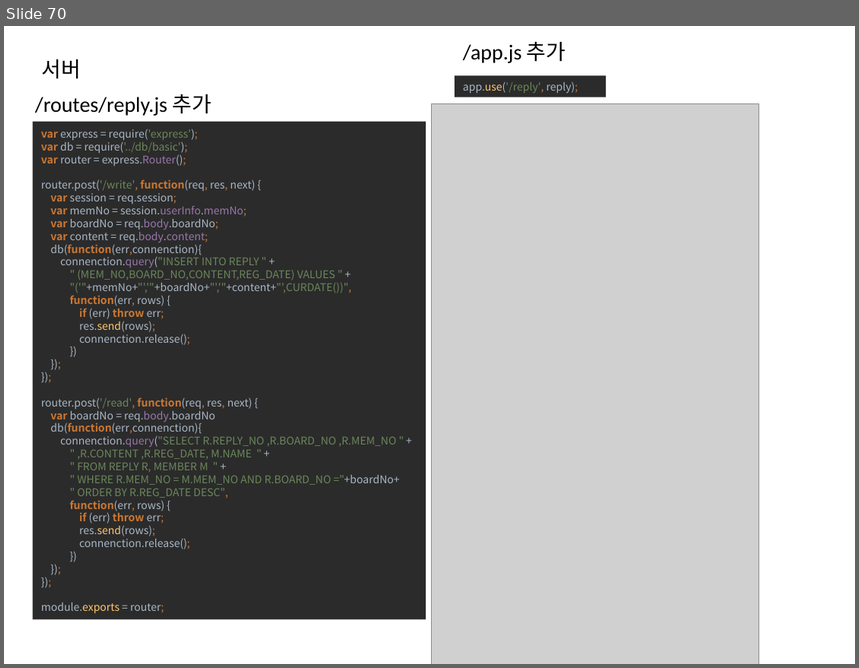
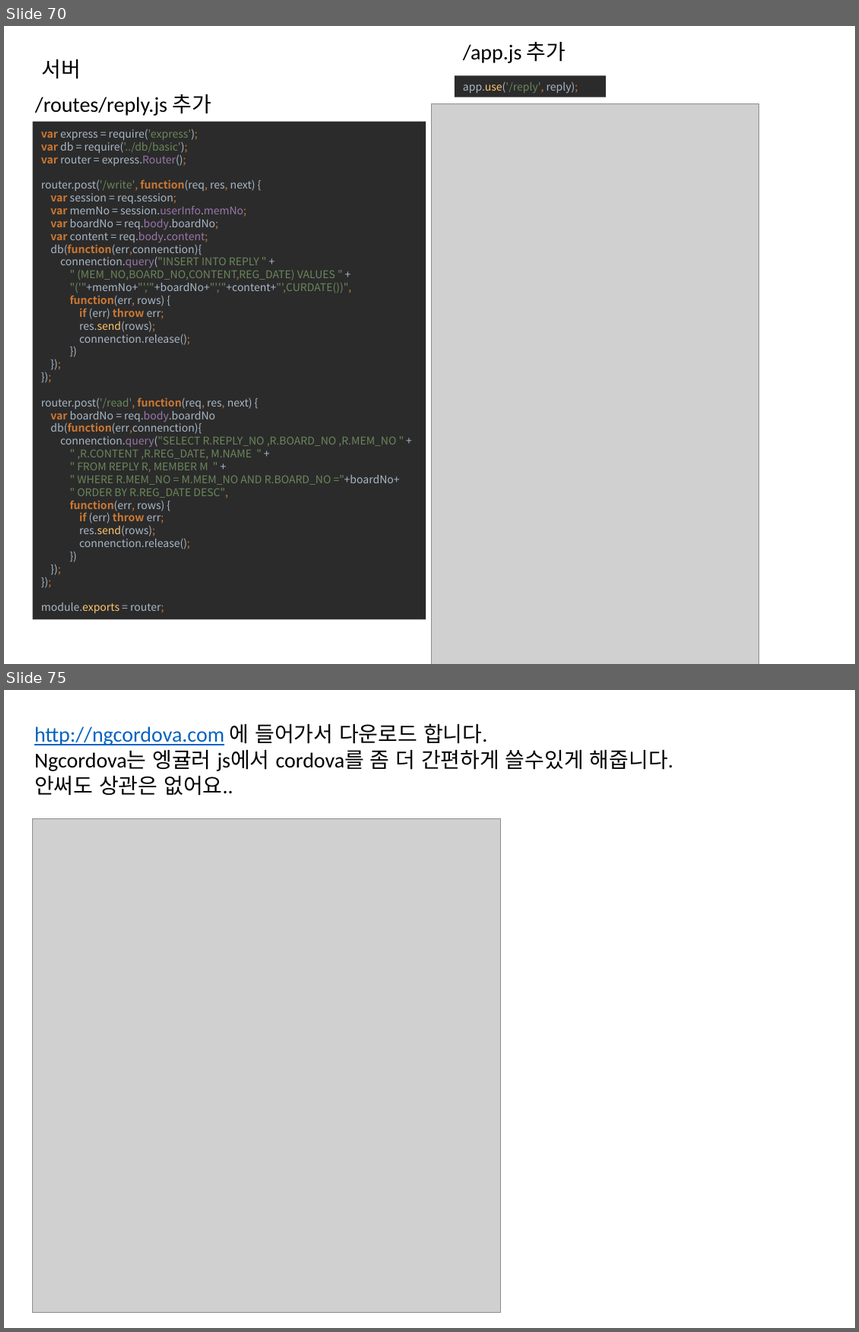
Before and after one commit to yysstory/mozzi, a slide deck: DOCS/1.pptx. Shown one above the other, each under a label of ours: slide 70 before the commit, slides 70 and 75 after it; the slides between them are not shown. The pictures are 859x668 and 859x1332 pixels, drawn with LibreOffice and Linux fonts; fonts in the diff are those of the drawing; grey boxes stand for pictures. Boxes give left, top, right and bottom in pixels: in the first picture for what was removed or moved away, otherwise in the second. Text is boxed around its words. In the diff, an @@ line names an element or a change of style, - is before the commit and + after.

```diff
--- a/DOCS/1.pptx
+++ b/DOCS/1.pptx
@@ slide 75 added at (x1=4, y1=690, x2=855, y2=1328), background #FFFFFF @@
@@ text added at (x1=34, y1=723, x2=674, y2=796), 18 pt, text #000000 @@
+http://ngcordova.com 에 들어가서 다운로드 합니다.
+Ngcordova는 엥귤러 js에서 cordova를 좀 더 간편하게 쓸수있게 해줍니다.
+안써도 상관은 없어요..
@@ picture added at (x1=32, y1=819, x2=500, y2=1313) @@
```
Also in this commit, not shown: 1 slide changed, 7 other slides added, 2 slides removed, 9 other files.
